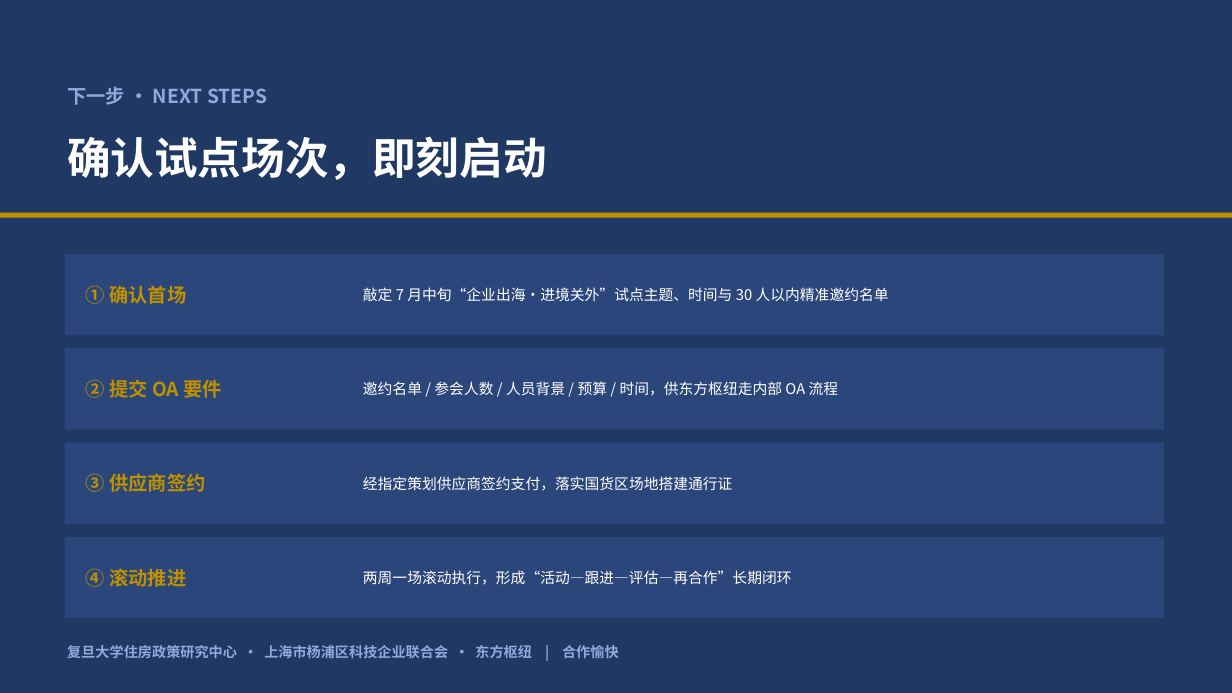
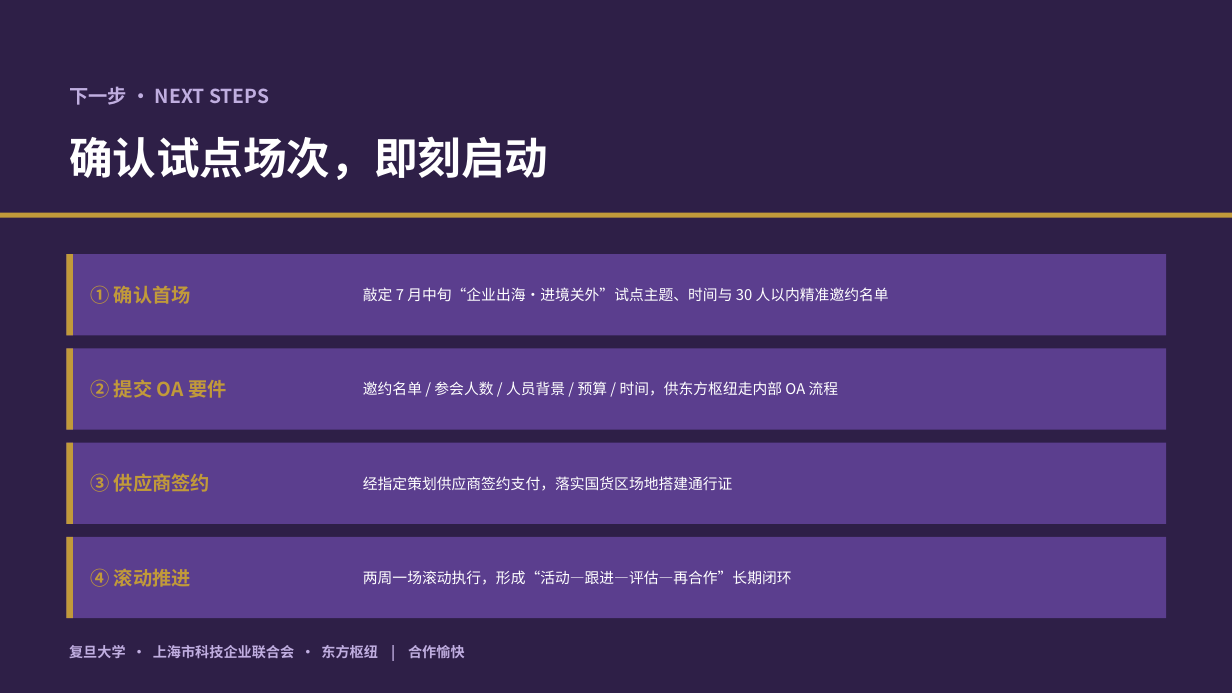
Before and after one commit to hujigang2010-maker/AIDEN, a slide deck: slide 18 of 东方枢纽三方合作计划_汇报PPT.pptx (slide 17 before the commit). Drawn at 1232x693 pixels with LibreOffice and Linux fonts; fonts in the diff are those of the drawing. Boxes give left, top, right and bottom in pixels: in the first picture for what was removed or moved away, otherwise in the second. Text is boxed around its words. In the diff, an @@ line names an element or a change of style, - is before the commit and + after.

```diff
--- a/东方枢纽三方合作计划_汇报PPT.pptx
+++ b/东方枢纽三方合作计划_汇报PPT.pptx
@@ rectangle at <box>0,0,1232,693</box>: fill #1F3864 to #2E1F47 @@
@@ text "下一步 · NEXT STEPS" at <box>69,86,269,105</box>: text colour #8FAADC to #C0AEE0 @@
@@ rectangle at <box>0,213,1232,218</box>: fill #BF9000 to #C19A3A @@
@@ rectangle added at <box>67,254,73,335</box>, fill #C19A3A @@
@@ rectangle added at <box>67,348,73,430</box>, fill #C19A3A @@
@@ rectangle added at <box>67,443,73,524</box>, fill #C19A3A @@
@@ fill #2A467A to #5B3E8E in 4 elements at <box>67,254,1166,335</box>, <box>67,348,1166,430</box>, <box>67,443,1166,524</box>, <box>67,537,1166,618</box> @@
@@ rectangle added at <box>67,537,73,618</box>, fill #C19A3A @@
@@ text colour #BF9000 to #C19A3A in 4 elements at <box>90,286,191,304</box>, <box>90,379,226,398</box>, <box>90,473,210,492</box>, <box>90,569,191,587</box> @@
@@ text at <box>69,645,465,658</box>: text changed; text colour #8FAADC to #C0AEE0 @@
-复旦大学住房政策研究中心 · 上海市杨浦区科技企业联合会 · 东方枢纽 | 合作愉快
+复旦大学 · 上海市科技企业联合会 · 东方枢纽 | 合作愉快
```
Also in this commit, not shown: 16 other slides changed, 1 slide added, 5 other files.
